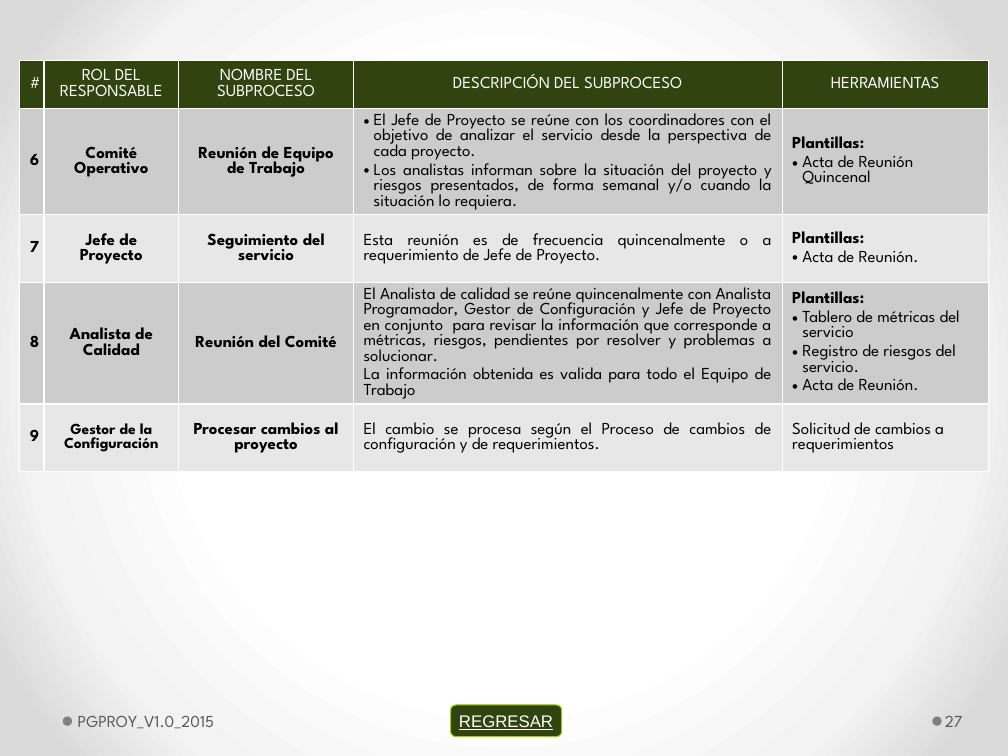
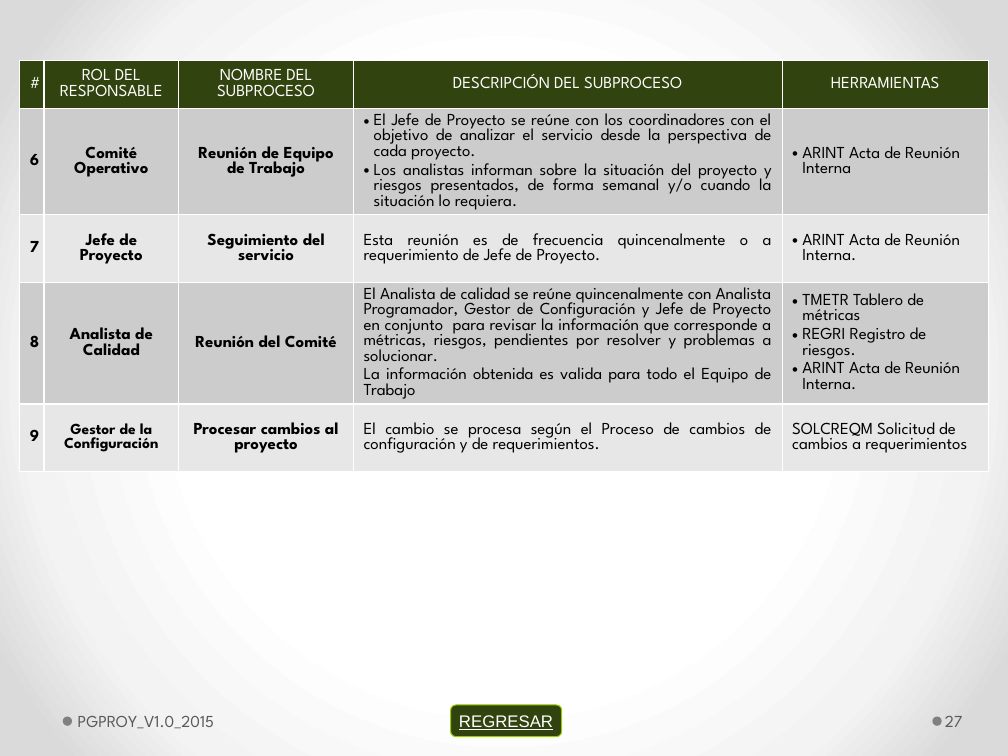
Before and after one commit to lowrider80/UTP-GPS-ALARM, a slide deck: slide 27 of Area_de_Proceso-_PP-PMC/PGPROY/PGPROY_V1.1_2015.pptx. Drawn at 1008x756 pixels with LibreOffice and Linux fonts; fonts in the diff are those of the drawing. Boxes give left, top, right and bottom in pixels: in the first picture for what was removed or moved away, otherwise in the second. Text is boxed around its words. In the diff, an @@ line names an element or a change of style, - is before the commit and + after.

```diff
--- a/Area_de_Proceso-_PP-PMC/PGPROY/PGPROY_V1.1_2015.pptx
+++ b/Area_de_Proceso-_PP-PMC/PGPROY/PGPROY_V1.1_2015.pptx
@@ table at <box>20,60,989,580</box> @@
-row 2, column 5: Plantillas: / Acta de Reunión Quincenal
+row 2, column 5: ARINT Acta de Reunión Interna
-row 3, column 5: Plantillas: / Acta de Reunión.
+row 3, column 5: ARINT Acta de Reunión Interna.
-row 4, column 5: Plantillas: / Tablero de métricas del servicio / Registro de riesgos del servicio. / Acta de Reunión.
+row 4, column 5: TMETR Tablero de métricas / REGRI Registro de riesgos. / ARINT Acta de Reunión Interna.
-row 5, column 5: Solicitud de cambios a requerimientos
+row 5, column 5: SOLCREQM Solicitud de cambios a requerimientos
```
Also in this commit, not shown: 30 other slides changed.
